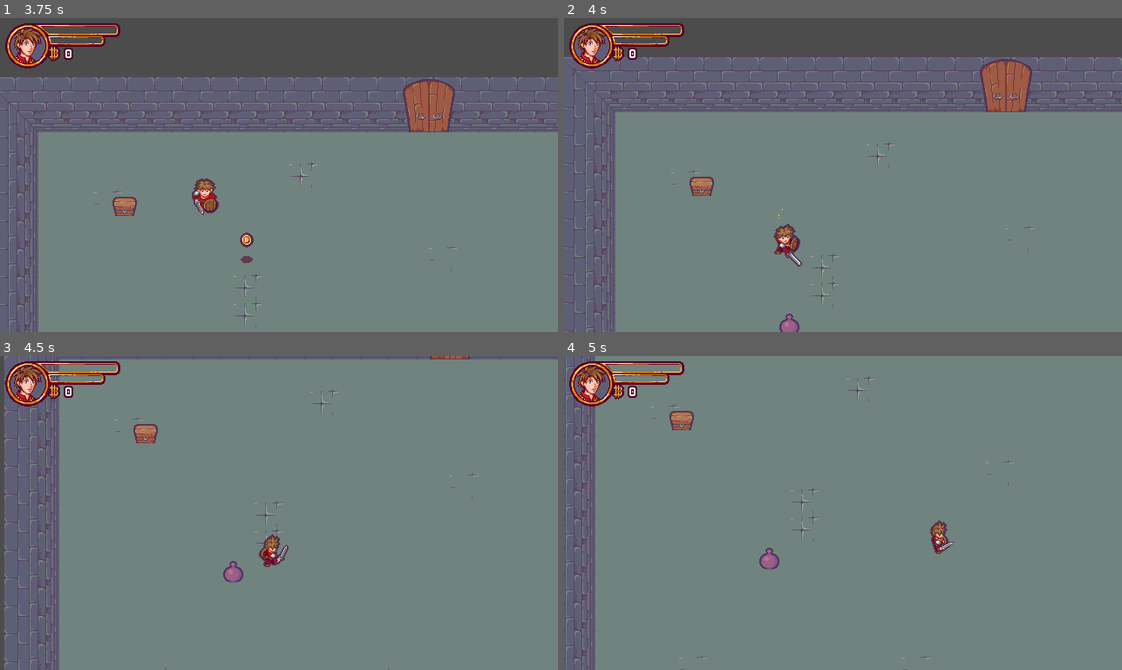
Above: before the commit, frames 1-4 (two rows, left to right).
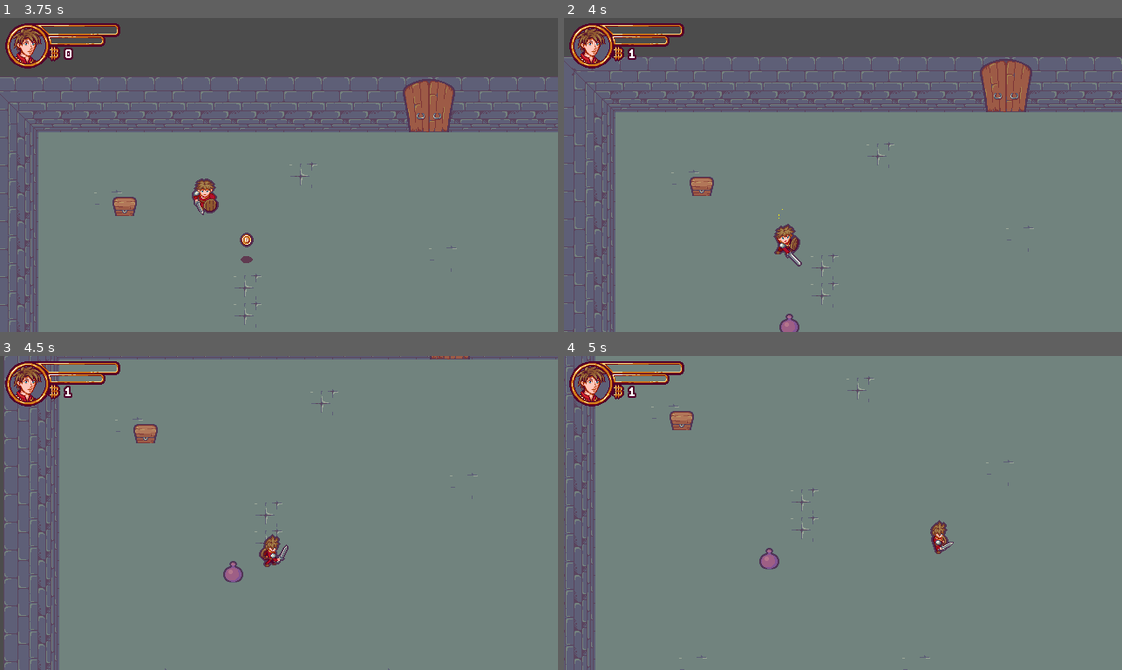
Above: after the commit, the same moments.

Repository: EvilYep/godot-rogue-like-tutorial
Game: Godot game, scene res://Scenes/Levels/Level.tscn
The game is run twice, just before and just after one commit, with the same random seed, the same clock (stepped at 60 frames per second) and the same inputs. Sound files missing from this copy of the repository are replaced by a short silence.
Inputs:
- Up to frame 1 (3.75 s): tap Enter (ui_accept) at 0.5, 0.77, 1.52, 3.02 s; hold Up (ui_up) 0.53-2.03 s; hold Left (ui_left) 2.03-3.53 s; hold Down (ui_down) from 3.53 s (still down)
- Up to frame 2 (4 s): keep holding Down (ui_down); tap Enter (ui_accept) at 3.77 s
- Up to frame 3 (4.5 s): release Down (ui_down) at 4.28 s; hold Right (ui_right) from 4.28 s (still down)
- Up to frame 4 (5 s): keep holding Right (ui_right); tap Enter (ui_accept) at 4.52 s

Frame 1 is identical in both runs. In frame 2, less than 0.1% of the frame differs, in the area x 11-14%, y 9-14%; in frame 3, less than 0.1%; in frame 4, less than 0.1%.

Commit message:
autoload & event bus :bus:

Diff:
--- /dev/null
+++ b/Autoload/Events.gd
@@ -0,0 +1,6 @@
+extends Node
+
+# warnings-disabled
+
+signal coin_collected()
+signal nb_coins_changed()
--- /dev/null
+++ b/Autoload/Game.gd
@@ -0,0 +1,22 @@
+extends Node
+
+var nb_coins : int = 0 setget set_nb_coins, get_nb_coins
+
+####  ACCESSORS  ####
+
+func set_nb_coins(value: int) -> void :
+	if value != nb_coins:
+		nb_coins = value
+		EVENTS.emit_signal("nb_coins_changed", nb_coins)
+
+func get_nb_coins() -> int: return nb_coins
+
+####  BUILT-IN  ####
+
+func _ready() -> void:
+	EVENTS.connect("coin_collected", self, "_on_EVENTS_coin_collected")
+
+####  SIGNAL RESPONSES  ####
+
+func _on_EVENTS_coin_collected() -> void:
+	set_nb_coins(nb_coins +1)
--- a/Scenes/Character/Player.gd
+++ b/Scenes/Character/Player.gd
@@ -32,24 +32,21 @@
 		state = value
 		emit_signal("state_changed")
 
-func get_state() -> int:
-	return state
+func get_state() -> int: return state
 
 func set_facing_direction(value: Vector2) -> void:
 	if facing_direction != value:
 		facing_direction = value
 		emit_signal("facing_direction_changed")
 
-func get_facing_direction() -> Vector2:
-	return facing_direction
+func get_facing_direction() -> Vector2: return facing_direction
 
 func set_moving_direction(value: Vector2) -> void:
 	if moving_direction != value:
 		moving_direction = value
 		emit_signal("moving_direction_changed")
 
-func get_moving_direction() -> Vector2:
-	return moving_direction
+func get_moving_direction() -> Vector2: return moving_direction
 
 ####  BUILT-IN  ####
 
--- a/Scenes/InteractiveObjects/Coin/Coin.gd
+++ b/Scenes/InteractiveObjects/Coin/Coin.gd
@@ -32,10 +32,13 @@
 
 func collect() -> void:
 	state = STATE.COLLECT
+	particles.set_emitting(true)
+	audio_stream.play()
+
 	coin_sprite.set_visible(false)
 	shadow_sprite.set_visible(false)
-	particles.set_emitting(true)
-	audio_stream.play()
+
+	EVENTS.emit_signal("coin_collected")
 
 	yield(audio_stream, "finished")
 
--- a/Scenes/Levels/Level.tscn
+++ b/Scenes/Levels/Level.tscn
@@ -9,6 +9,7 @@
 [ext_resource path="res://Scenes/UI/HUD/HUD.png" type="Texture" id=7]
 [ext_resource path="res://Scenes/UI/HUD/Portrait.png" type="Texture" id=8]
 [ext_resource path="res://Scenes/UI/Font/BabaMediumPixels.ttf" type="DynamicFontData" id=9]
+[ext_resource path="res://Scenes/UI/HUD/HUD.gd" type="Script" id=10]
 
 [sub_resource type="ConvexPolygonShape2D" id=2]
 points = PoolVector2Array( 32, 32, 0, 32, 0, 0, 32, 0 )
@@ -480,6 +481,7 @@
 margin_right = 40.0
 margin_bottom = 40.0
 texture = ExtResource( 7 )
+script = ExtResource( 10 )
 
 [node name="Portrait" type="TextureRect" parent="UI_Container/UI/HUD"]
 margin_left = 3.0
@@ -501,7 +503,7 @@
 "_edit_lock_": true
 }
 
-[node name="Label" type="Label" parent="UI_Container/UI/HUD"]
+[node name="CoinCounter" type="Label" parent="UI_Container/UI/HUD"]
 light_mask = 0
 margin_left = 75.0
 margin_top = 33.0
--- /dev/null
+++ b/Scenes/UI/HUD/HUD.gd
@@ -0,0 +1,9 @@
+extends TextureRect
+
+onready var coin_counter_label =$CoinCounter
+
+func _ready() -> void:
+	EVENTS.connect("nb_coins_changed", self, "_on_EVENTS_nb_coins_changed")
+
+func _on_EVENTS_nb_coins_changed(nb_coins: int) -> void:
+	coin_counter_label.set_text(String(nb_coins))
--- a/project.godot
+++ b/project.godot
@@ -13,6 +13,11 @@
 config/name="Legend Of Isaac"
 run/main_scene="res://Scenes/Levels/Level.tscn"
 config/icon="res://icon.png"
+
+[autoload]
+
+GAME="*res://Autoload/Game.gd"
+EVENTS="*res://Autoload/Events.gd"
 
 [display]
 
Not shown: 1 places in Scenes/Levels/Level.tscn that only renumber resources
